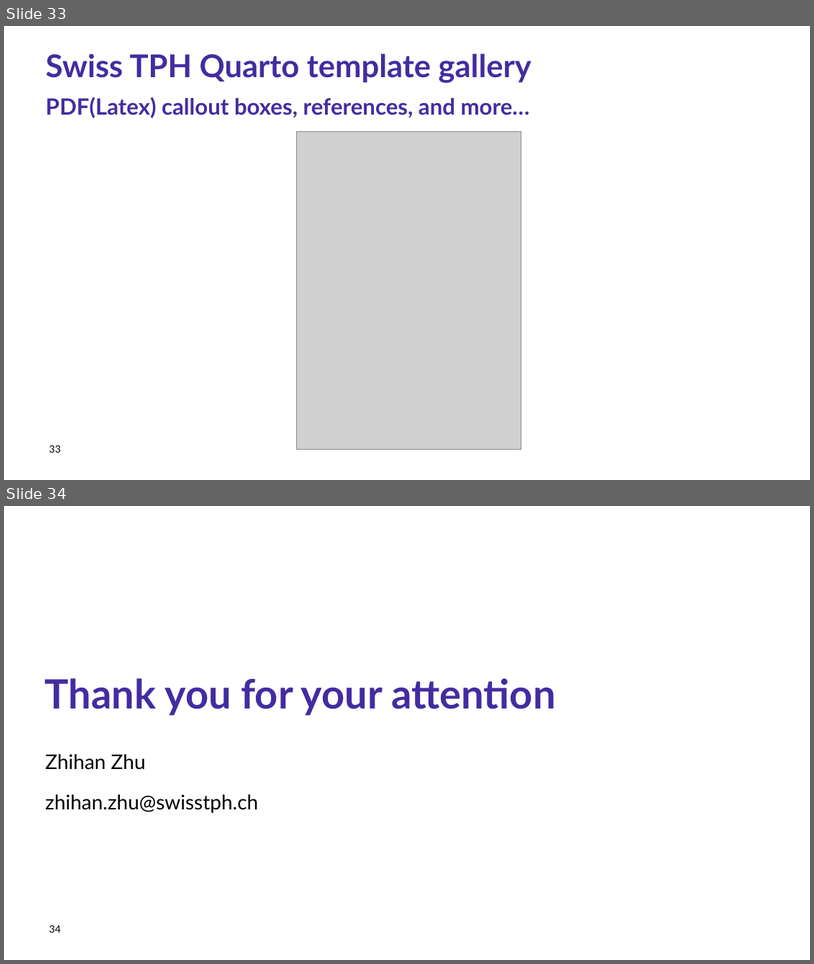
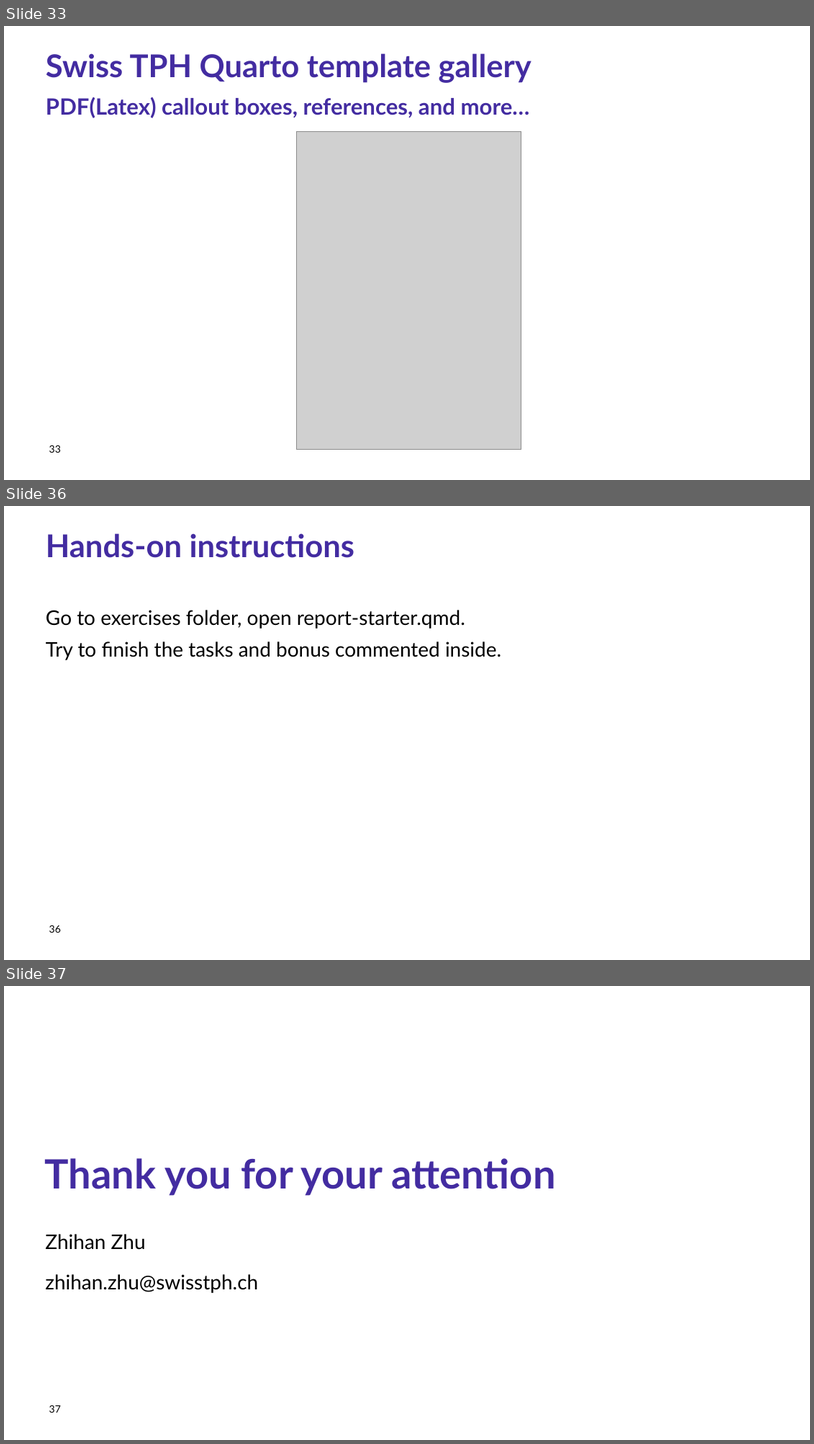
Before and after one commit to Research-IT-Swiss-TPH/quarto-workshop-2026, a slide deck: slides/lecture.pptx. Shown one above the other, each under a label of ours: slides 33 and 34 before the commit, slides 33, 36 and 37 after it; the slides between them are not shown. The pictures are 814x964 and 814x1444 pixels, drawn with LibreOffice and Linux fonts; fonts in the diff are those of the drawing; grey boxes stand for pictures; background and template pictures are left out. Boxes give left, top, right and bottom in pixels: in the first picture for what was removed or moved away, otherwise in the second. Text is boxed around its words. In the diff, an @@ line names an element or a change of style, - is before the commit and + after.

```diff
--- a/slides/lecture.pptx
+++ b/slides/lecture.pptx
@@ slide 36 added at [4, 506, 810, 960], background #FFFFFF @@
@@ title added at [46, 533, 355, 558], 28 pt, text #432CA1, bold @@
+Hands-on instructions
@@ text added at [46, 610, 502, 660], 18 pt, text #000000 @@
+Go to exercises folder, open report-starter.qmd.
+Try to finish the tasks and bonus commented inside.
@@ page number added at [49, 925, 61, 932], 9 pt, text #000000 @@
+36
@@ what was slide 34 is now slide 37 @@
@@ page number at [49, 1405, 61, 1412]: text changed @@
-34
+37
```
Also in this commit, not shown: 2 other slides added.
